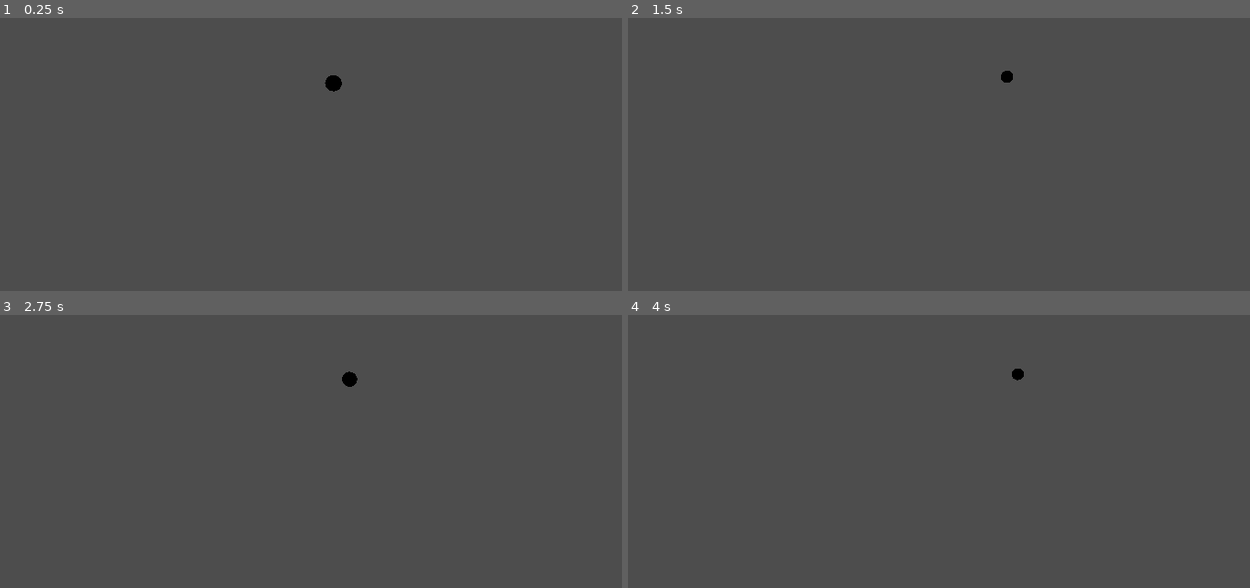
Above: before the commit, frames 1-4 (two rows, left to right).
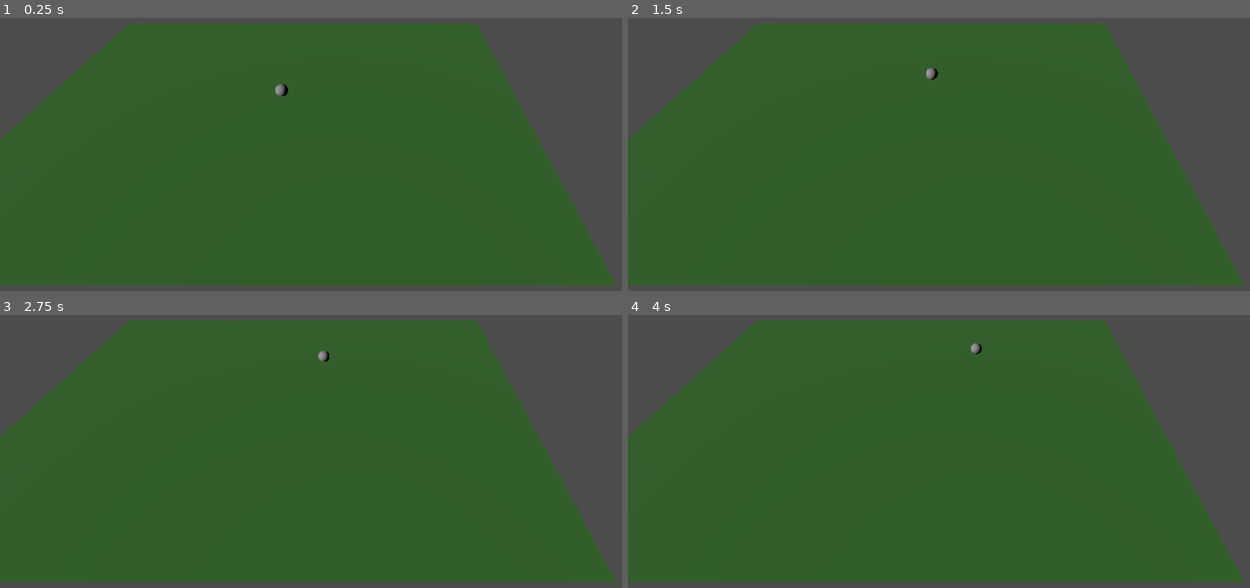
Above: after the commit, the same moments.

Repository: emmawithanE/trains
Game: Godot game, scene res://base_scene.tscn
The game is run twice, just before and just after one commit, with the same random seed, the same clock (stepped at 60 frames per second) and the same inputs.
Inputs:
- Up to frame 1 (0.25 s): no input
- Up to frame 2 (1.5 s): no input
- Up to frame 3 (2.75 s): no input
- Up to frame 4 (4 s): tap Enter at 3.5 s

The runs differ from the first frame. In frame 1, 80% of the frame differs, in the area x 0-100%, y 2-98%; in frame 2, 80%; in frame 3, 80%; in frame 4, 80%.

Commit message:
works in 3d now :)

Diff:
--- a/TrackSegment.gd
+++ b/TrackSegment.gd
@@ -1,8 +1,13 @@
 extends Node3D
-class_name TrackSegment
+class_name TrackSegment3D
 
 
 @export var paths : Array[Path3D]
 
-func get_track_path(num := 0):
-	return paths[num]
+func get_track_path(num := 0) -> Path3D:
+	if num <= len(paths):
+		return paths[num]
+	else:
+		return paths[0]
+
+@export var next_segment : TrackSegment3D
--- a/base_scene.tscn
+++ b/base_scene.tscn
@@ -1,7 +1,7 @@
-[gd_scene load_steps=5 format=3 uid="uid://dwcagy0fxici2"]
+[gd_scene load_steps=7 format=3 uid="uid://dwcagy0fxici2"]
 
 [ext_resource type="Script" path="res://TrackSegment.gd" id="1_yrgm1"]
-[ext_resource type="Script" path="res://train.gd" id="2_iagpv"]
+[ext_resource type="PackedScene" uid="uid://dckb1fl2gi75c" path="res://train.tscn" id="2_nxq2c"]
 
 [sub_resource type="Curve3D" id="Curve3D_necrl"]
 _data = {
@@ -10,26 +10,60 @@
 }
 point_count = 2
 
-[sub_resource type="SphereMesh" id="SphereMesh_6je2l"]
+[sub_resource type="Curve3D" id="Curve3D_gjofs"]
+_data = {
+"points": PackedVector3Array(0, 0, 0, 0, 0, -1.81, 0, 0, 0, 0, 0, 2.29, 0, 0, 0, 6.312, 0, -8.54),
+"tilts": PackedFloat32Array(0, 0)
+}
+point_count = 2
+
+[sub_resource type="StandardMaterial3D" id="StandardMaterial3D_rliu8"]
+albedo_color = Color(0.215686, 0.443137, 0.172549, 1)
+
+[sub_resource type="PlaneMesh" id="PlaneMesh_ip6c0"]
+material = SubResource("StandardMaterial3D_rliu8")
+size = Vector2(25.195, 39.87)
 
 [node name="Node3D" type="Node3D"]
 
-[node name="TrackSegment" type="Node3D" parent="." node_paths=PackedStringArray("paths")]
+[node name="TrackSegment" type="Node3D" parent="." node_paths=PackedStringArray("paths", "next_segment")]
 script = ExtResource("1_yrgm1")
 paths = [NodePath("Path3D")]
+next_segment = NodePath("../TrackSegment2")
 
 [node name="Path3D" type="Path3D" parent="TrackSegment"]
 curve = SubResource("Curve3D_necrl")
 
-[node name="PathFollow3D" type="PathFollow3D" parent="TrackSegment/Path3D"]
-transform = Transform3D(0.999999, 0, 0, 0, 1, 0, 0, 0, 0.999999, 0, 0, 0)
-script = ExtResource("2_iagpv")
-speed = 2.985
+[node name="TrackSegment2" type="Node3D" parent="." node_paths=PackedStringArray("paths", "next_segment")]
+transform = Transform3D(1, 0, 0, 0, 1, 0, 0, 0, 1, -4.31001, 4.76837e-07, -4.31002)
+script = ExtResource("1_yrgm1")
+paths = [NodePath("Path3D")]
+next_segment = NodePath("../TrackSegment3")
 
-[node name="MeshInstance3D" type="MeshInstance3D" parent="TrackSegment/Path3D/PathFollow3D"]
-mesh = SubResource("SphereMesh_6je2l")
+[node name="Path3D" type="Path3D" parent="TrackSegment2"]
+curve = SubResource("Curve3D_necrl")
+
+[node name="TrackSegment3" type="Node3D" parent="." node_paths=PackedStringArray("paths")]
+transform = Transform3D(1, 0, 0, 0, 1, 0, 0, 0, 1, -8.64273, 0, -8.6319)
+script = ExtResource("1_yrgm1")
+paths = [NodePath("Path3D")]
+
+[node name="Path3D" type="Path3D" parent="TrackSegment3"]
+curve = SubResource("Curve3D_gjofs")
 
 [node name="Camera3D" type="Camera3D" parent="."]
-transform = Transform3D(-0.433013, -0.5, 0.75, 0.216506, 0.75, 0.625, -0.875, 0.433013, -0.216506, 4, 4, -4)
+transform = Transform3D(-3.09189e-08, -0.706872, 0.707341, -3.08984e-08, 0.707341, 0.706872, -1, 1.77636e-15, -4.37114e-08, 15.7478, 15.6403, -7.01978)
 current = true
-fov = 127.01
+fov = 72.2
+
+[node name="Train" parent="." node_paths=PackedStringArray("starting_segment") instance=ExtResource("2_nxq2c")]
+transform = Transform3D(1, 0, 0, 0, 1, 0, 0, 0, 1, -0.0145617, 0, 0.0257282)
+starting_segment = NodePath("../TrackSegment")
+
+[node name="MeshInstance3D" type="MeshInstance3D" parent="."]
+transform = Transform3D(1, 0, 0, 0, 1, 0, 0, 0, 1, 0, -1.54, 0)
+mesh = SubResource("PlaneMesh_ip6c0")
+skeleton = NodePath("../Camera3D")
+
+[node name="DirectionalLight3D" type="DirectionalLight3D" parent="."]
+transform = Transform3D(0.810665, 0.385592, 0.440613, -0.58551, 0.53387, 0.61005, 0, -0.75253, 0.658558, 0, 9.12407, 6.83961)
--- a/train.gd
+++ b/train.gd
@@ -1,7 +1,45 @@
-extends PathFollow3D
-@export var speed := 1.0
-@export var starting_track : TrackSegment
+extends Node3D
+class_name Train3D
+
+@export var starting_segment : TrackSegment3D
+
+var current_segment : TrackSegment3D
+
+var running := false
+const SPEED = 2
+
+func _ready() -> void:
+	if starting_segment:
+		$Path3D.curve = get_global_path(starting_segment)
+		current_segment = starting_segment
+		running = true
+
+func get_global_path(segment : TrackSegment3D) -> Curve3D:
+	var curve := segment.get_track_path().curve.duplicate()
+	for i in range(curve.point_count):
+		curve.set_point_position(i, segment.to_global(curve.get_point_position(i)))
+	return curve
 
 
 func _process(delta: float) -> void:
-	progress += speed * delta
+	if running:
+		$Path3D/PathFollow3D.progress += SPEED * delta
+	if $Path3D/PathFollow3D.progress_ratio > 0.95:
+		append_next_segment()
+
+func append_next_segment():
+	if !current_segment.next_segment:
+		return
+	var next_segment := current_segment.next_segment
+	var next_path := get_global_path(next_segment)
+
+	$Path3D.curve.set_point_out($Path3D.curve.point_count - 1, next_path.get_point_out(0))
+
+	for i in range(1,next_path.point_count):
+		$Path3D.curve.add_point(
+			next_path.get_point_position(i),
+			next_path.get_point_in(i),
+			next_path.get_point_out(i)
+		)
+
+	current_segment = next_segment
--- /dev/null
+++ b/train.tscn
@@ -0,0 +1,18 @@
+[gd_scene load_steps=4 format=3 uid="uid://dckb1fl2gi75c"]
+
+[ext_resource type="Script" path="res://train.gd" id="1_1rd33"]
+
+[sub_resource type="Curve3D" id="Curve3D_7drhc"]
+
+[sub_resource type="SphereMesh" id="SphereMesh_iewp6"]
+
+[node name="Train" type="Node3D"]
+script = ExtResource("1_1rd33")
+
+[node name="Path3D" type="Path3D" parent="."]
+curve = SubResource("Curve3D_7drhc")
+
+[node name="PathFollow3D" type="PathFollow3D" parent="Path3D"]
+
+[node name="MeshInstance3D" type="MeshInstance3D" parent="Path3D/PathFollow3D"]
+mesh = SubResource("SphereMesh_iewp6")
